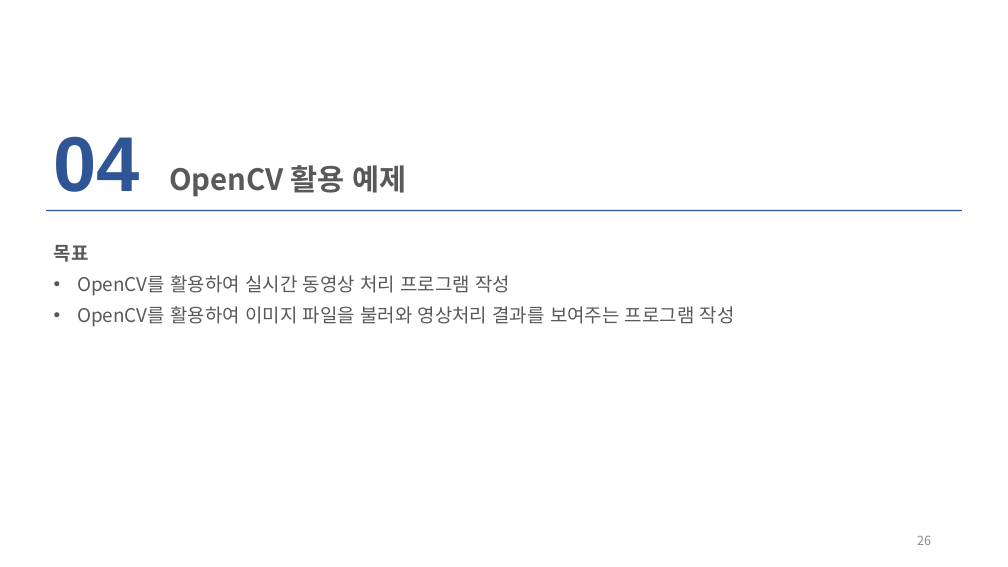
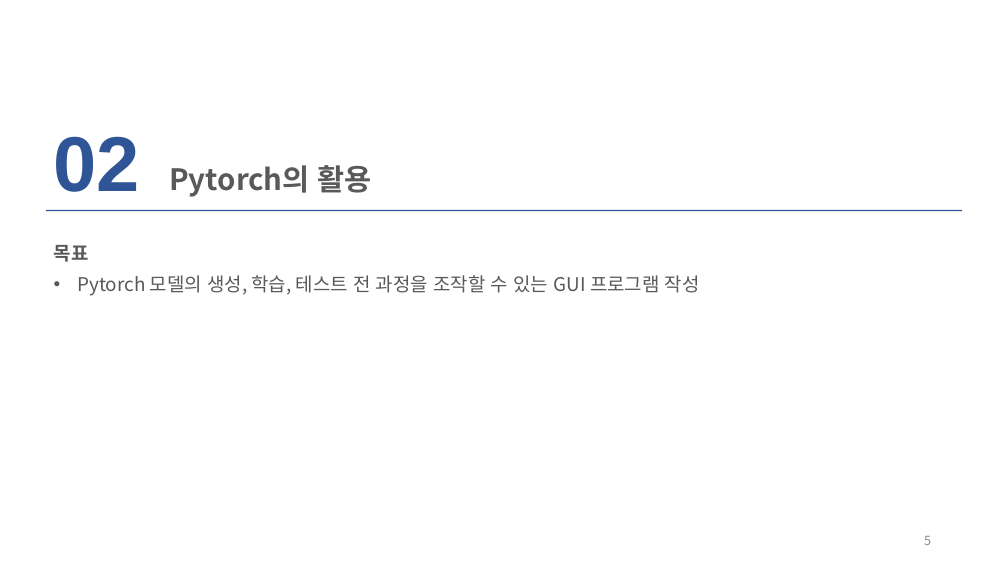
Before and after one commit to hyeonsanghwang/Lab_study, a slide deck: slide 5 of PPT/PyQt5를 이용한 GUI 프로그래밍 03.pptx (slide 26 before the commit). Drawn at 1008x567 pixels with LibreOffice and Linux fonts; fonts in the diff are those of the drawing. Boxes give left, top, right and bottom in pixels: in the first picture for what was removed or moved away, otherwise in the second. Text is boxed around its words. In the diff, an @@ line names an element or a change of style, - is before the commit and + after.

```diff
--- a/PPT/PyQt5를 이용한 GUI 프로그래밍 03.pptx
+++ b/PPT/PyQt5를 이용한 GUI 프로그래밍 03.pptx
@@ text at bbox=[54, 136, 140, 192]: text changed @@
-04
+02
@@ text at bbox=[169, 165, 372, 197]: text changed @@
-OpenCV 활용 예제
+Pytorch의 활용
@@ text at bbox=[77, 275, 700, 296]: text changed @@
-• OpenCV를 활용하여 실시간 동영상 처리 프로그램 작성
-• OpenCV를 활용하여 이미지 파일을 불러와 영상처리 결과를 보여주는 프로그램 작성
+• Pytorch 모델의 생성, 학습, 테스트 전 과정을 조작할 수 있는 GUI 프로그램 작성
@@ page number at bbox=[924, 536, 931, 545]: text changed @@
-26
+5
```
Also in this commit, not shown: 2 other slides changed, 21 slides added, 24 slides removed, 20 other files.
